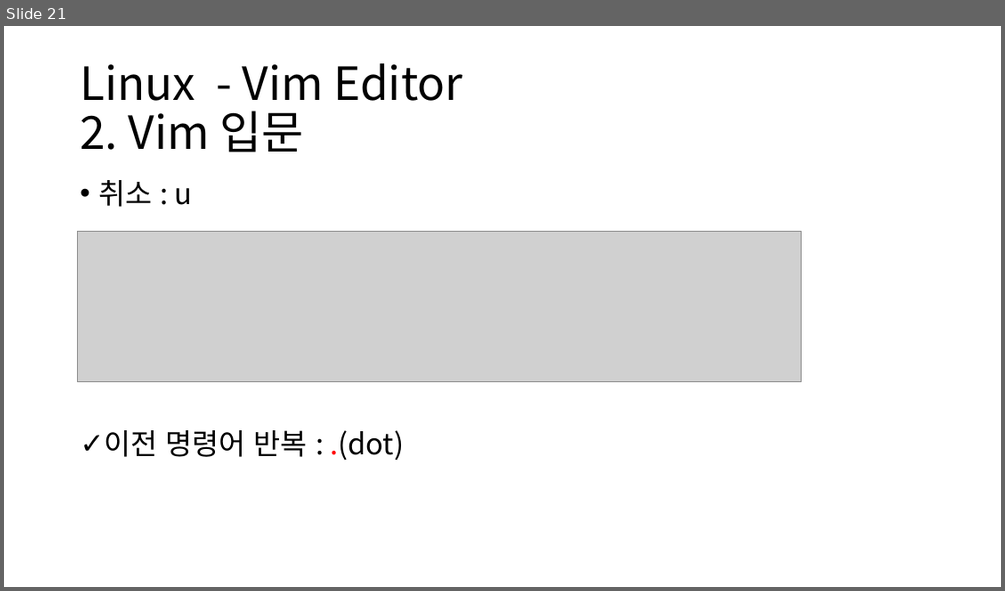
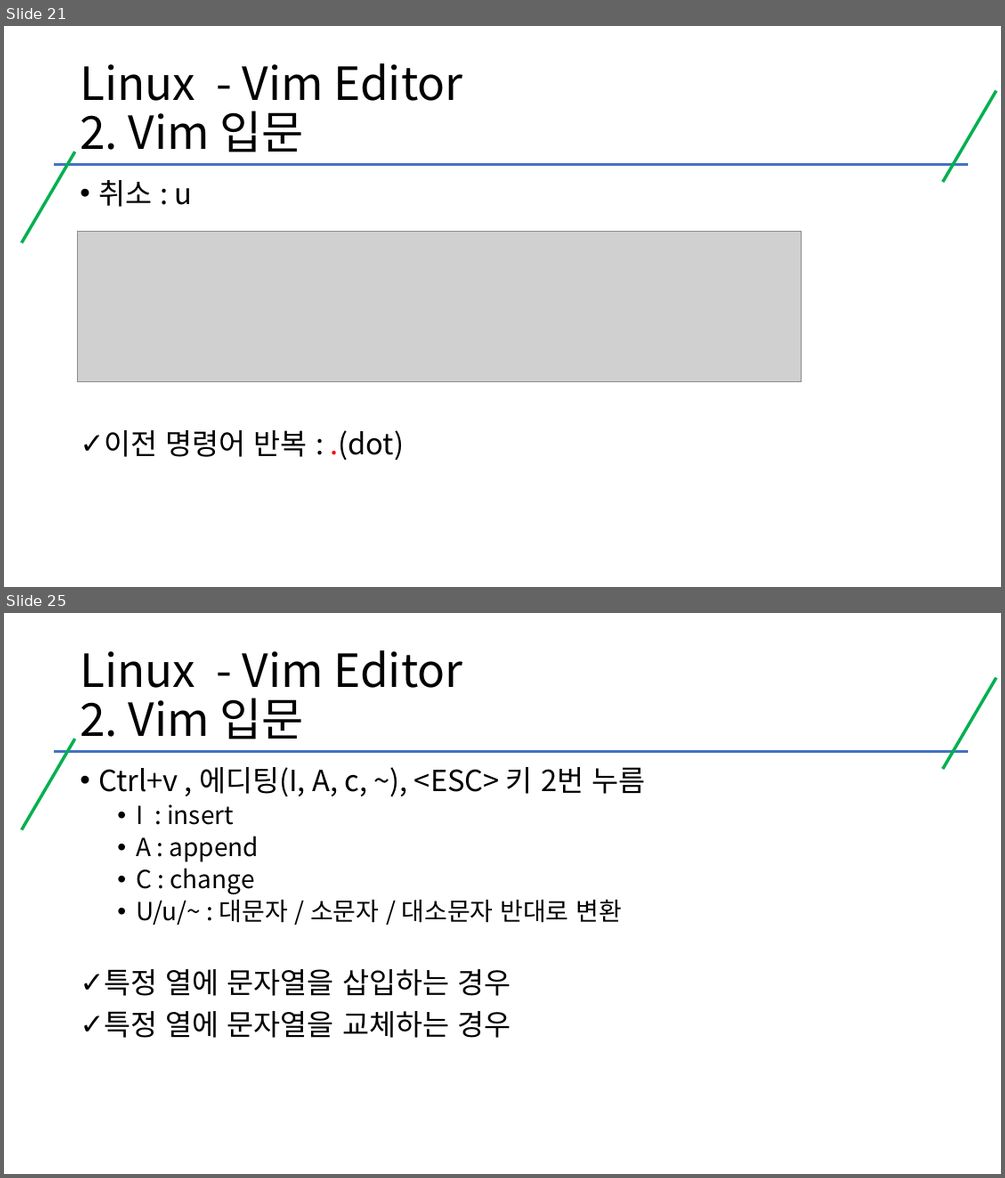
Before and after one commit to kig2929kig/systemProgramming, a slide deck: vi editor.pptx. Shown one above the other, each under a label of ours: slide 21 before the commit, slides 21 and 25 after it; the slides between them are not shown. The pictures are 1005x591 and 1005x1178 pixels, drawn with LibreOffice and Linux fonts; fonts in the diff are those of the drawing; grey boxes stand for pictures. Boxes give left, top, right and bottom in pixels: in the first picture for what was removed or moved away, otherwise in the second. Text is boxed around its words. In the diff, an @@ line names an element or a change of style, - is before the commit and + after.

```diff
--- a/vi editor.pptx
+++ b/vi editor.pptx
@@ slide 25 added at (4, 613, 1001, 1174), background #FFFFFF @@
@@ title added at (80, 650, 462, 739), 44 pt, text #000000 @@
+Linux - Vim Editor
+2. Vim 입문
@@ line added from (996, 678) to (943, 769), #00B050 3 pt @@
@@ line added from (75, 738) to (22, 830), #00B050 3 pt @@
@@ line added from (54, 751) to (969, 751), #4472C4 3 pt @@
@@ text added at (98, 767, 645, 1038), 28 pt, text #000000 @@
+• Ctrl+v , 에디팅(I, A, c, ~), <ESC> 키 2번 누름
+  • I : insert
+  • A : append
+  • C : change
+  • U/u/~ : 대문자 / 소문자 / 대소문자 반대로 변환
+✓ 특정 열에 문자열을 삽입하는 경우
+✓ 특정 열에 문자열을 교체하는 경우
@@ slide 21 changed as well @@
@@ line added from (996, 91) to (943, 182), #00B050 3 pt @@
@@ line added from (75, 151) to (22, 243), #00B050 3 pt @@
@@ line added from (54, 164) to (969, 164), #4472C4 3 pt @@
```
Also in this commit, not shown: 20 other slides changed, 7 other slides added, 1 slide removed.
